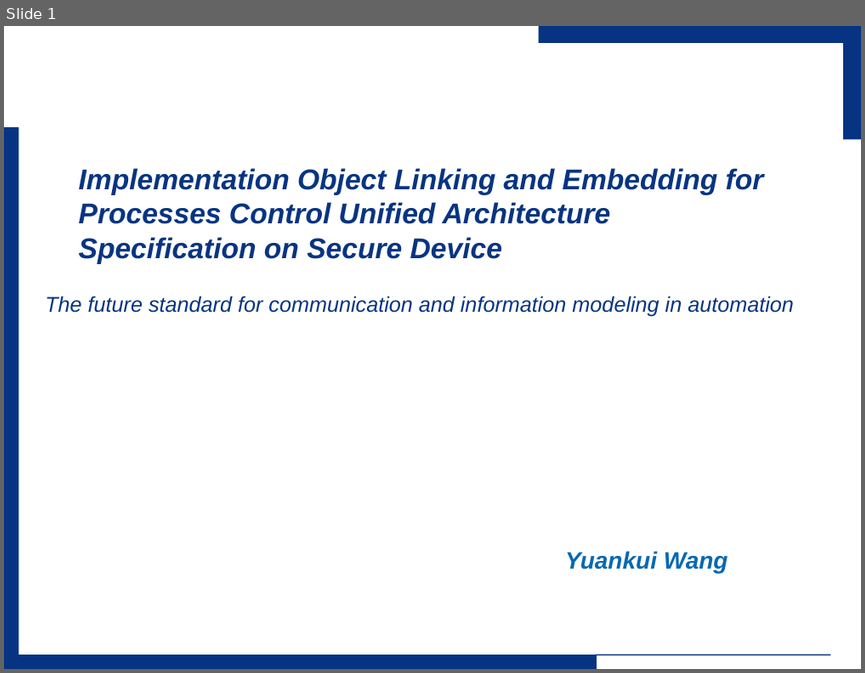
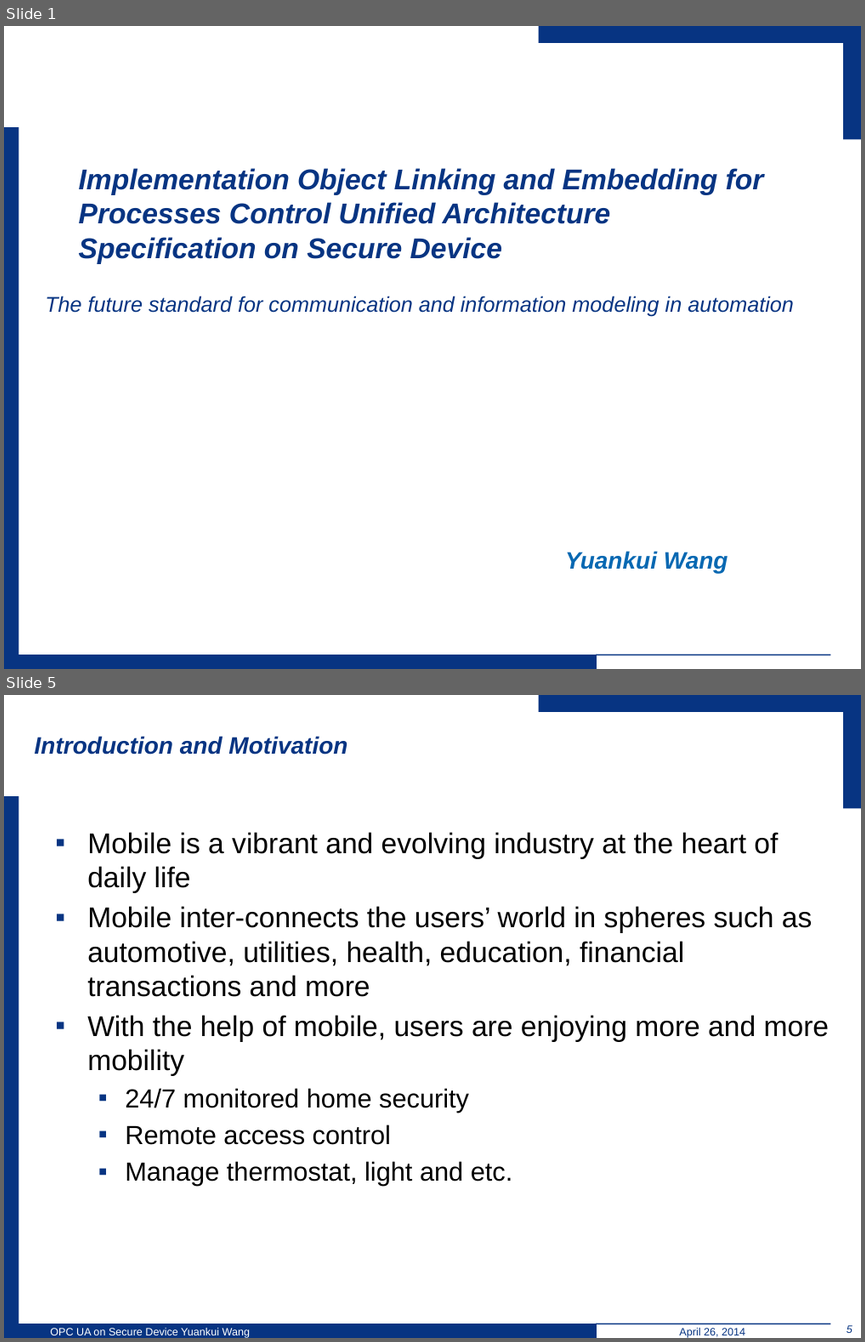
Before and after one commit to wsuetholz/opc-ua-wangyk-upb-morpho, a slide deck: ppt/Einleitung.pptx. Shown one above the other, each under a label of ours: slide 1 before the commit, slides 1 and 5 after it; the slides between them are not shown. The pictures are 865x673 and 865x1342 pixels, drawn with LibreOffice and Linux fonts; fonts in the diff are those of the drawing; background and template pictures are left out. Boxes give left, top, right and bottom in pixels: in the first picture for what was removed or moved away, otherwise in the second. Text is boxed around its words. In the diff, an @@ line names an element or a change of style, - is before the commit and + after.

```diff
--- a/ppt/Einleitung.pptx
+++ b/ppt/Einleitung.pptx
@@ slide 5 added at box(4, 695, 861, 1338), background #FFFFFF; not listed: 5 template elements that a slide beside it also shows @@
@@ title added at box(35, 736, 347, 755), 20 pt, text #073482, bold, italic @@
+Introduction and Motivation
@@ text added at box(87, 832, 829, 1185), 24 pt, text #000000 @@
+▪ Mobile is a vibrant and evolving industry at the heart of daily life
+▪ Mobile inter-connects the users’ world in spheres such as automotive, utilities, health, education, financial transactions and more
+▪ With the help of mobile, users are enjoying more and more mobility
+  ▪ 24/7 monitored home security
+  ▪ Remote access control
+  ▪ Manage thermostat, light and etc.
@@ text added at box(50, 1327, 250, 1338), 9 pt, text #FFFFFF @@
+OPC UA on Secure Device Yuankui Wang
@@ text added at box(679, 1327, 745, 1338), 9 pt, text #073482 @@
+April 26, 2014
@@ page number added at box(846, 1325, 852, 1333), 9 pt, text #073482 @@
+5
```
Also in this commit, not shown: 17 slides changed, 3 other slides added, 1 slide removed.
